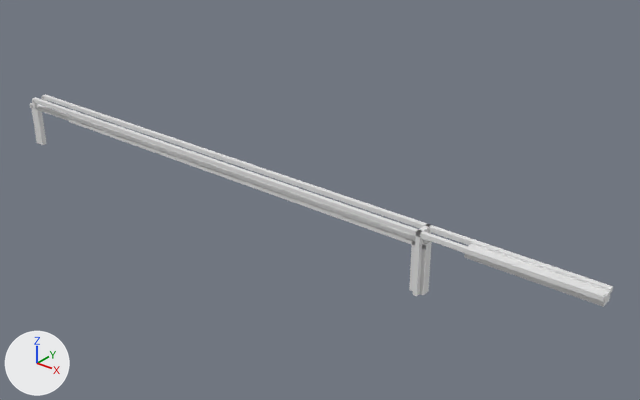
Before and after pictures for a commit that changed the glTF model models/krimpen-aan-den-ijssel/krimpen-aan-den-ijssel-brug-4a839609/krimpen-aan-den-ijssel-brug-4a839609.glb.
Before and after are seen from a 50 mm camera at (128.1, -118.2, 74.6) aimed at (26.8, 8.4, -3.9). Every picture has the same lights, and +X, +Y and +Z are marked at lower left. The first picture is the older version.

The older version as bpy lines, for what is in view:
```python
ob_building_balans = bpy.data.objects.new('building:balans', me_balans)
ob_building_balans.location = (0.0, 0.0, 0.0)
ob_building_balans_2 = bpy.data.objects.new('building:balans 2', me_balans_2)
ob_building_balans_2.location = (0.0, 0.0, 0.0)
ob_building_contragewicht = bpy.data.objects.new('building:contragewicht', me_contragewicht)
ob_building_contragewicht.location = (0.0, 0.0, 0.0)
ob_building_hamei = bpy.data.objects.new('building:hamei', me_hamei)
ob_building_hamei.location = (0.0, 0.0, 0.0)
ob_building_hamei_2 = bpy.data.objects.new('building:hamei 2', me_hamei_2)
ob_building_hamei_2.location = (0.0, 0.0, 0.0)
ob_building_hangstang = bpy.data.objects.new('building:hangstang', me_hangstang)
ob_building_hangstang.location = (0.0, 0.0, 0.0)
ob_building_portaal = bpy.data.objects.new('building:portaal', me_portaal)
ob_building_portaal.location = (0.0, 0.0, 0.0)
ob_road_voetpad_2 = bpy.data.objects.new('road:voetpad 2', me_voetpad_2)
ob_road_voetpad_2.location = (0.0, 0.0, 0.0)
# also in view: 'road:dek' at (7.8, 0.0, -0.3)
```
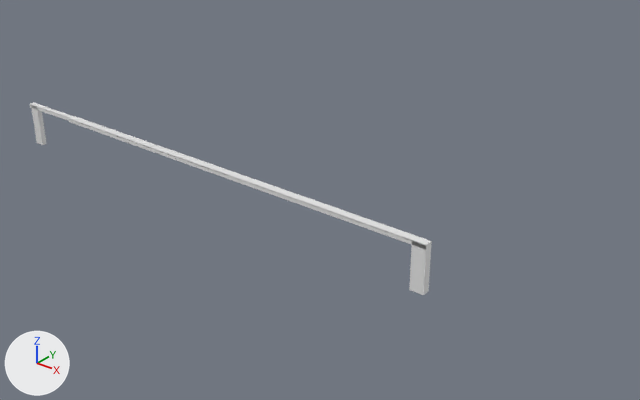
Not visible in the pictures: 'building:hamei', 'building:hangstang'.

The change, as a list of edits to the scene's bpy script:
```text
Remove ob_building_hamei:
    ob_building_hamei = bpy.data.objects.new('building:hamei', me_hamei)
    ob_building_hamei.location = (0.0, 0.0, 0.0)
Remove ob_building_hamei_2:
    ob_building_hamei_2 = bpy.data.objects.new('building:hamei 2', me_hamei_2)
    ob_building_hamei_2.location = (0.0, 0.0, 0.0)
Remove ob_building_portaal:
    ob_building_portaal = bpy.data.objects.new('building:portaal', me_portaal)
    ob_building_portaal.location = (0.0, 0.0, 0.0)
Remove ob_building_balans:
    ob_building_balans = bpy.data.objects.new('building:balans', me_balans)
    ob_building_balans.location = (0.0, 0.0, 0.0)
Remove ob_building_hangstang:
    ob_building_hangstang = bpy.data.objects.new('building:hangstang', me_hangstang)
    ob_building_hangstang.location = (0.0, 0.0, 0.0)
Remove ob_building_balans_2:
    ob_building_balans_2 = bpy.data.objects.new('building:balans 2', me_balans_2)
    ob_building_balans_2.location = (0.0, 0.0, 0.0)
Remove ob_building_contragewicht:
    ob_building_contragewicht = bpy.data.objects.new('building:contragewicht', me_contragewicht)
    ob_building_contragewicht.location = (0.0, 0.0, 0.0)
```

Where the change shows, as pixel boxes (x1, y1, x2, y2) in the pictures (640 x 400 px):
'building:balans 2', deleted
    before: (32, 97, 606, 301)
'building:balans', deleted
    before: (42, 94, 613, 293)
'building:contragewicht', deleted
    before: (464, 244, 610, 307)
'building:hamei 2', deleted
    before: (413, 231, 423, 296)
'building:portaal', deleted
    before: (418, 225, 429, 232)
